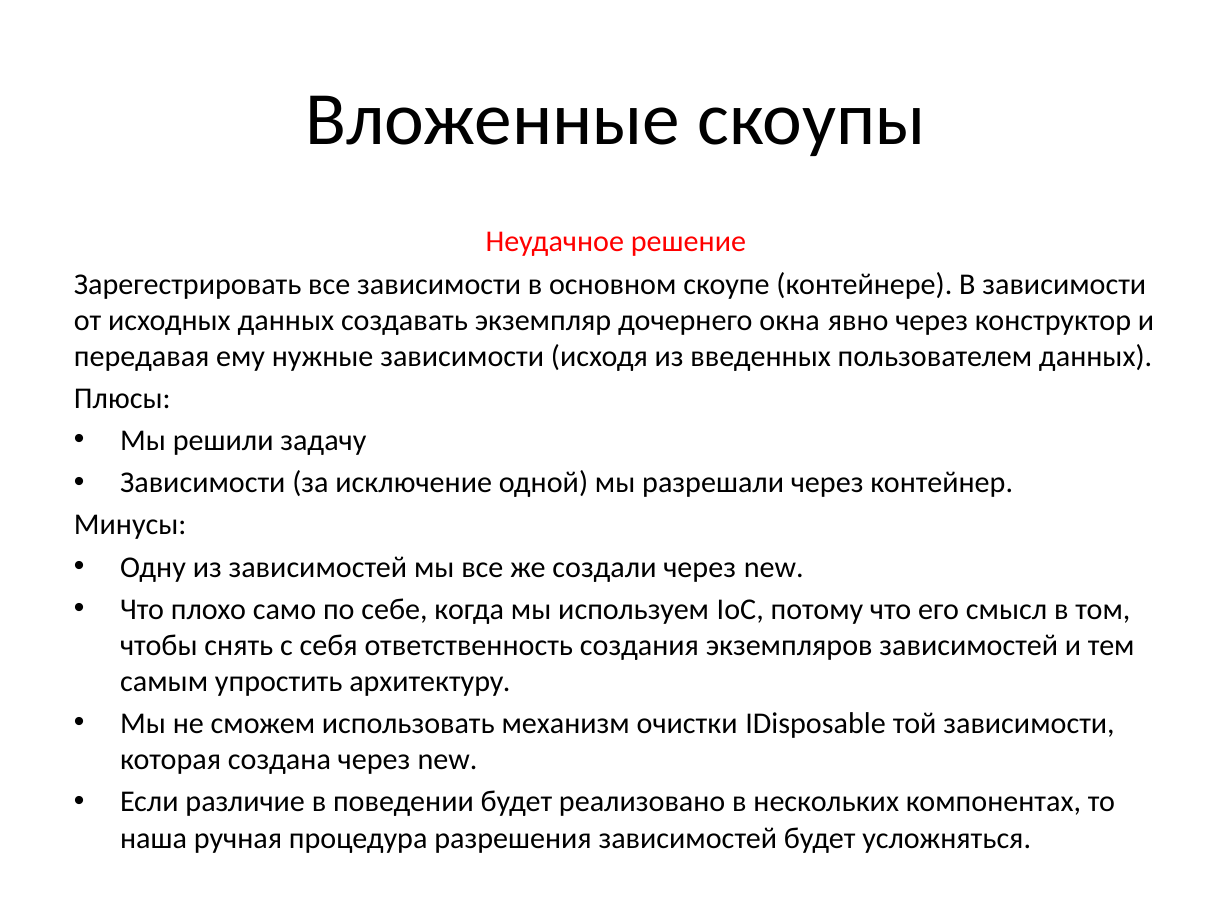
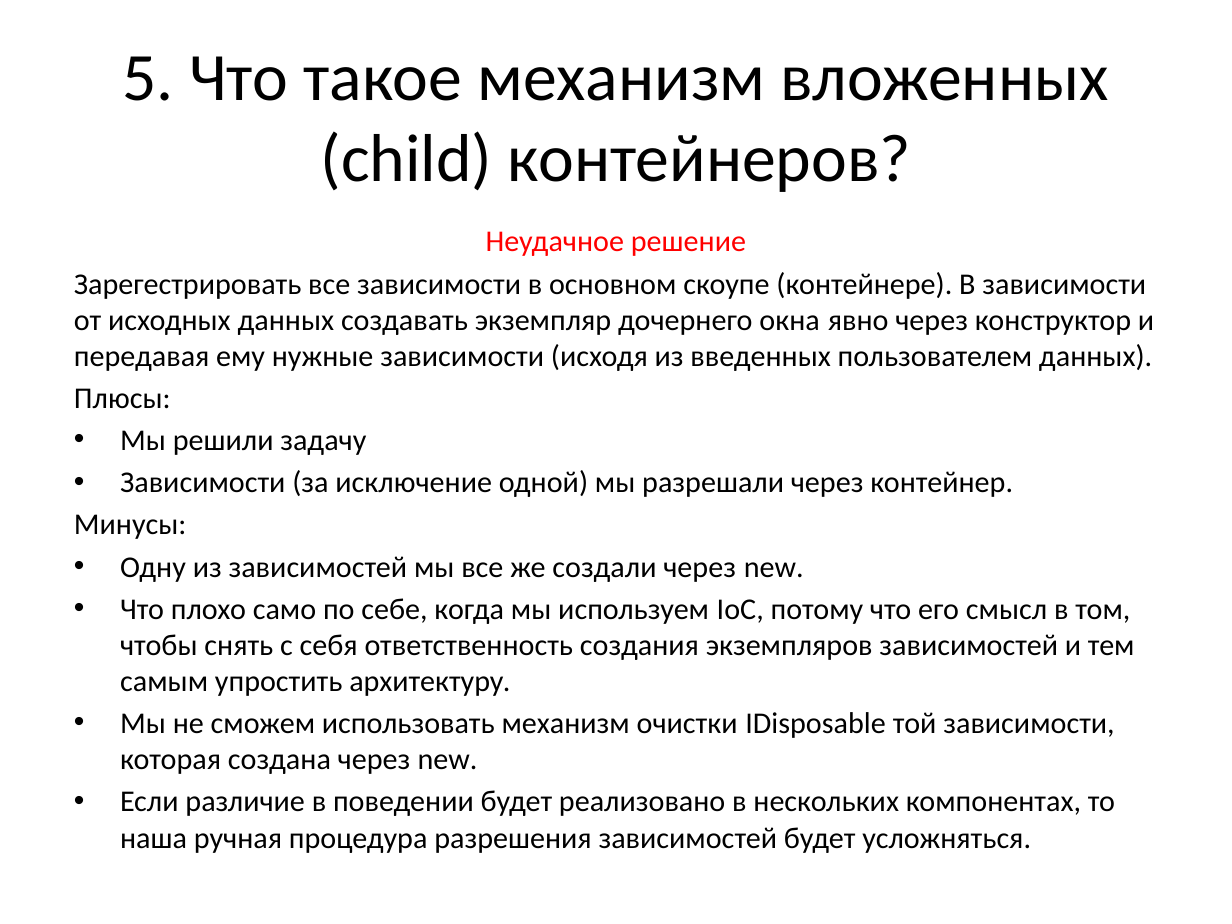
Before and after one commit to efimilya/AutofacPresentation, a slide deck: slide 8 of Slides.pptx (slide 2 before the commit). Drawn at 1232x924 pixels with LibreOffice and Linux fonts; fonts in the diff are those of the drawing. Boxes give left, top, right and bottom in pixels: in the first picture for what was removed or moved away, otherwise in the second. Text is boxed around its words. In the diff, an @@ line names an element or a change of style, - is before the commit and + after.

```diff
--- a/Slides.pptx
+++ b/Slides.pptx
@@ title at <box>123,56,1109,192</box>: text changed; size 44 to 39.6 pt @@
-Вложенные скоупы
+5. Что такое механизм вложенных (child) контейнеров?
```
Also in this commit, not shown: 1 other slide changed, 6 slides added, 2 other files.
